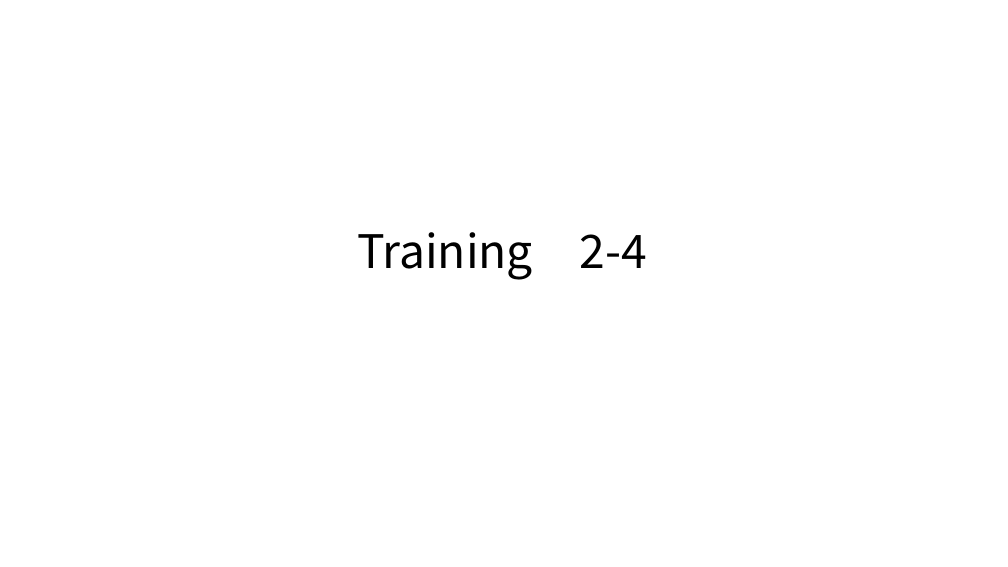
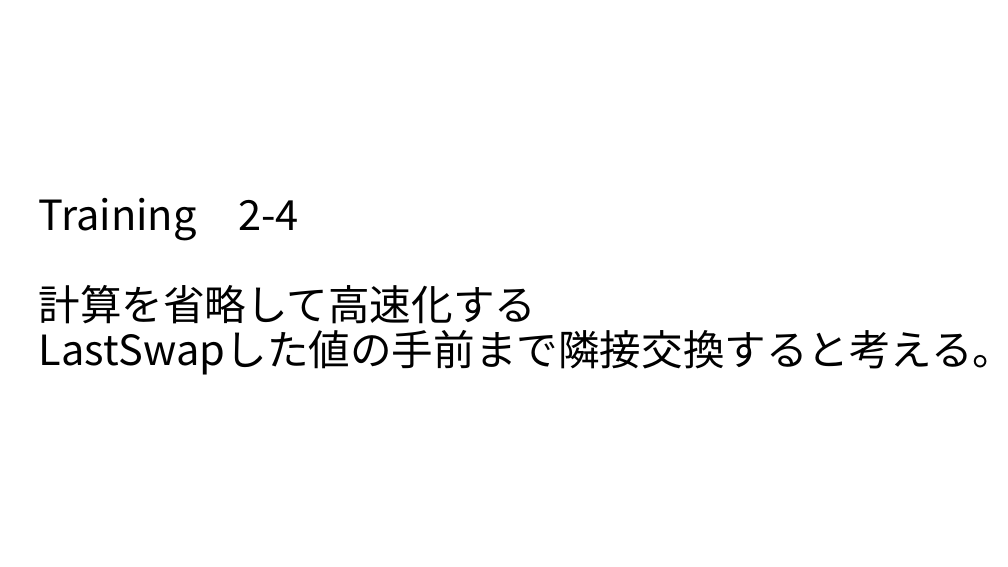
Before and after one commit to masakage/algorithm, a slide deck: slide 7 of docs/第11回選択法交換法アルゴリズム .pptx (slide 6 before the commit). Drawn at 1008x567 pixels with LibreOffice and Linux fonts; fonts in the diff are those of the drawing. Boxes give left, top, right and bottom in pixels: in the first picture for what was removed or moved away, otherwise in the second. Text is boxed around its words. In the diff, an @@ line names an element or a change of style, - is before the commit and + after.

Commit message:
modified

```diff
--- a/docs/第11回選択法交換法アルゴリズム .pptx
+++ b/docs/第11回選択法交換法アルゴリズム .pptx
@@ title at (x1=39, y1=197, x2=1008, y2=375): text changed; size 44 to 39.6 pt @@
-Training 2-4
+Training 2-4
+計算を省略して高速化する
+LastSwapした値の手前まで隣接交換すると考える。
```
Also in this commit, not shown: 1 slide added.
